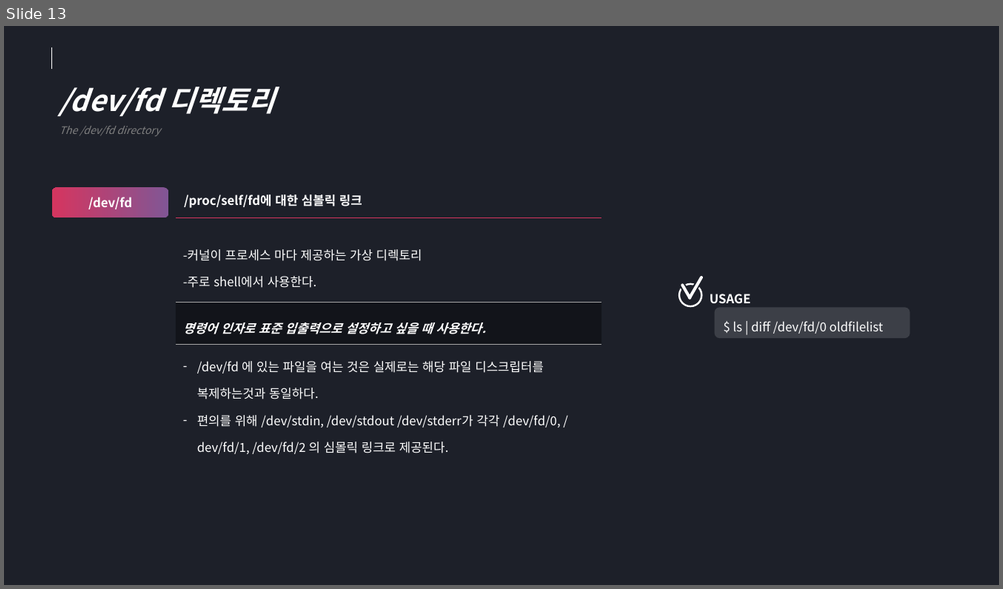
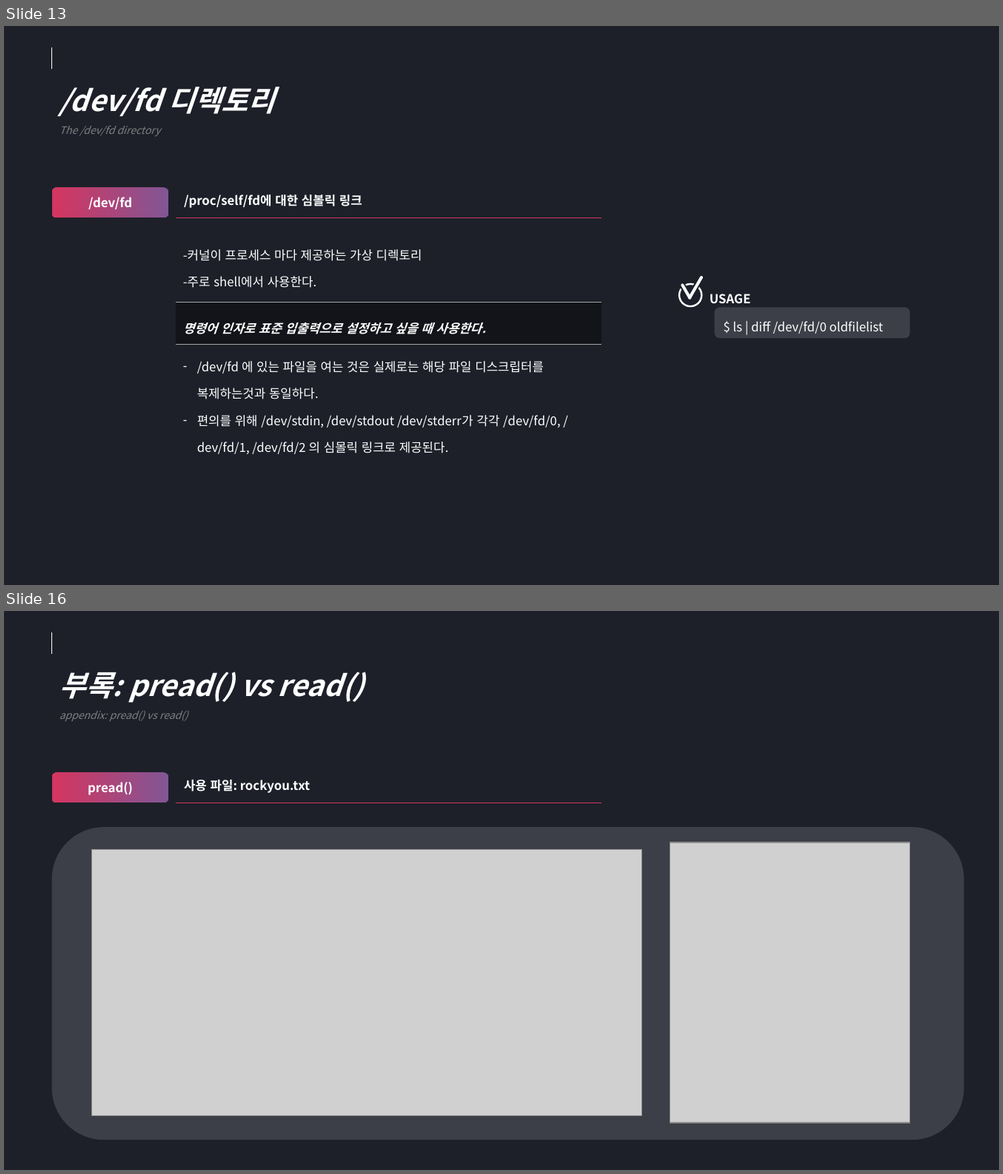
Before and after one commit to shinhojin/LiSearch_Dankook_Univ._Linux_Search, a slide deck: Presentation/CH05 FILE IO FURTHER DETAILS.pptx. Shown one above the other, each under a label of ours: slide 13 before the commit, slides 13 and 16 after it; the slides between them are not shown. The pictures are 1003x589 and 1003x1174 pixels, drawn with LibreOffice and Linux fonts; fonts in the diff are those of the drawing; grey boxes stand for pictures. Boxes give left, top, right and bottom in pixels: in the first picture for what was removed or moved away, otherwise in the second. Text is boxed around its words. In the diff, an @@ line names an element or a change of style, - is before the commit and + after.

```diff
--- a/Presentation/CH05 FILE IO FURTHER DETAILS.pptx
+++ b/Presentation/CH05 FILE IO FURTHER DETAILS.pptx
@@ slide 16 added at box(4, 611, 999, 1170), background #1D2029 @@
@@ line added from (52, 632) to (52, 653), #FFFFFF 0.5 pt @@
@@ text added at box(60, 672, 364, 721), 10 pt, text #808080, italic @@
+부록: pread() vs read()
+appendix: pread() vs read()
@@ rounded rectangle added at box(52, 773, 169, 803), fill gradient #815695 to #D5355F, 12 pt, text #FFFFFF, bold @@
+pread()
@@ text added at box(184, 780, 310, 793), 12 pt, text #FFFFFF, bold @@
+사용 파일: rockyou.txt
@@ line added from (176, 803) to (602, 803), #815695 0.5 pt @@
@@ rounded rectangle added at box(52, 827, 964, 1141), fill #FFFFFF at 14% opacity @@
@@ picture added at box(91, 850, 642, 1116) @@
@@ picture added at box(670, 843, 910, 1124) @@
```
Also in this commit, not shown: 2 slides changed, 5 other slides added.
